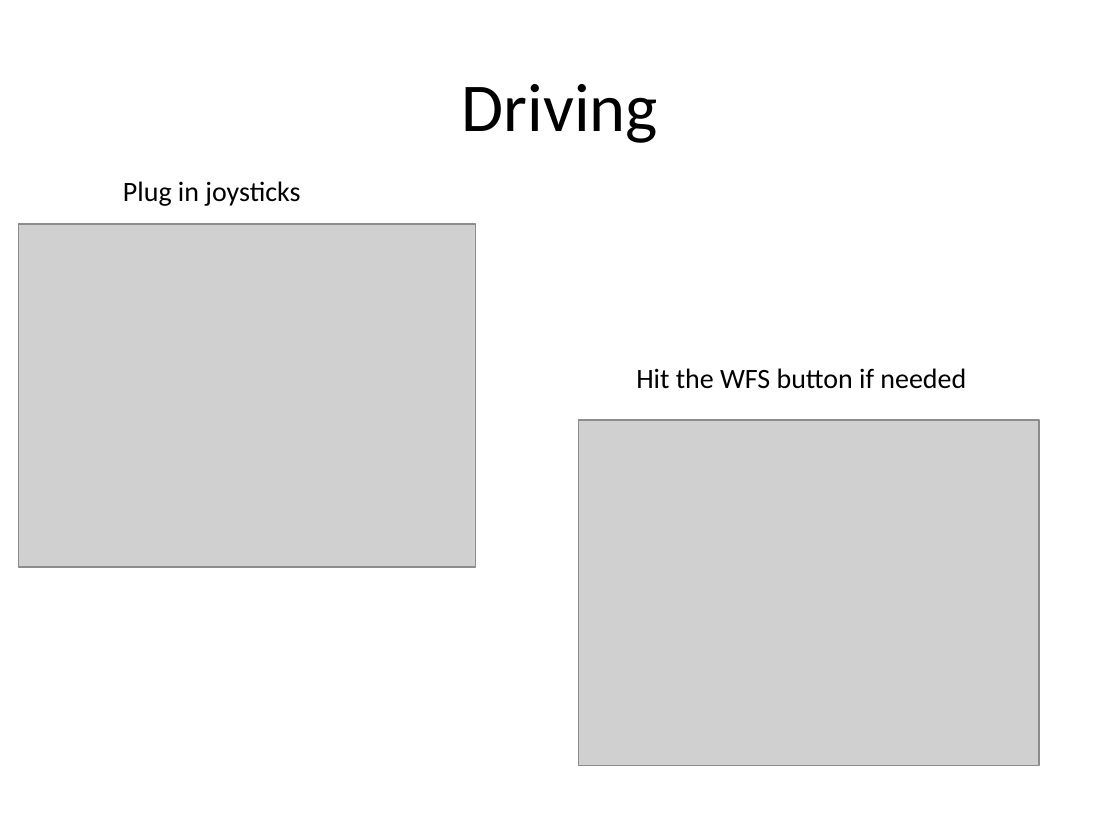
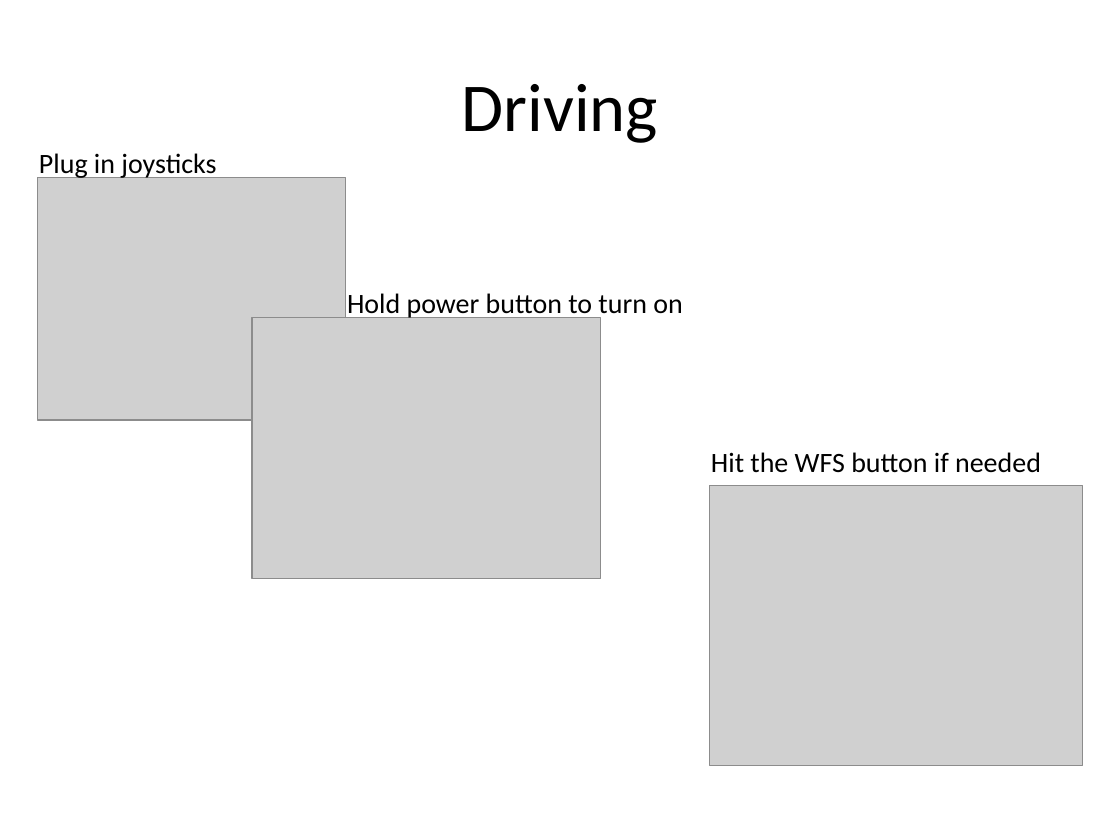
Before and after one commit to ChapResearch/ChapR, a slide deck: slide 3 of ChaprSVN/Promo/Presentation for FTC.pptx (slide 6 before the commit). Drawn at 1120x840 pixels with LibreOffice and Linux fonts; fonts in the diff are those of the drawing; grey boxes stand for pictures. Boxes give left, top, right and bottom in pixels: in the first picture for what was removed or moved away, otherwise in the second. Text is boxed around its words. In the diff, an @@ line names an element or a change of style, - is before the commit and + after.

Commit message:
Updated the FTC Presentation and added a picture of the NXT with a USB.

```diff
--- a/ChaprSVN/Promo/Presentation for FTC.pptx
+++ b/ChaprSVN/Promo/Presentation for FTC.pptx
@@ text "Plug in joysticks": place and size @@
-text "Plug in joysticks" at bbox=[123, 181, 300, 206]
+text "Plug in joysticks" at bbox=[39, 153, 216, 180]
@@ picture: place and size @@
-picture at bbox=[19, 224, 476, 567]
+picture at bbox=[37, 177, 345, 420]
@@ text added at bbox=[347, 293, 682, 320], 18 pt, text #000000 @@
+Hold power button to turn on
@@ picture added at bbox=[252, 317, 600, 578] @@
@@ text "Hit the WFS button if ...": place and size @@
-text "Hit the WFS button if ..." at bbox=[636, 368, 966, 389]
+text "Hit the WFS button if ..." at bbox=[711, 452, 1041, 473]
@@ picture: place and size @@
-picture at bbox=[579, 420, 1039, 765]
+picture at bbox=[709, 485, 1082, 765]
```
Also in this commit, not shown: 5 other slides changed, 2 slides added, 2 slides removed, 1 other file.
